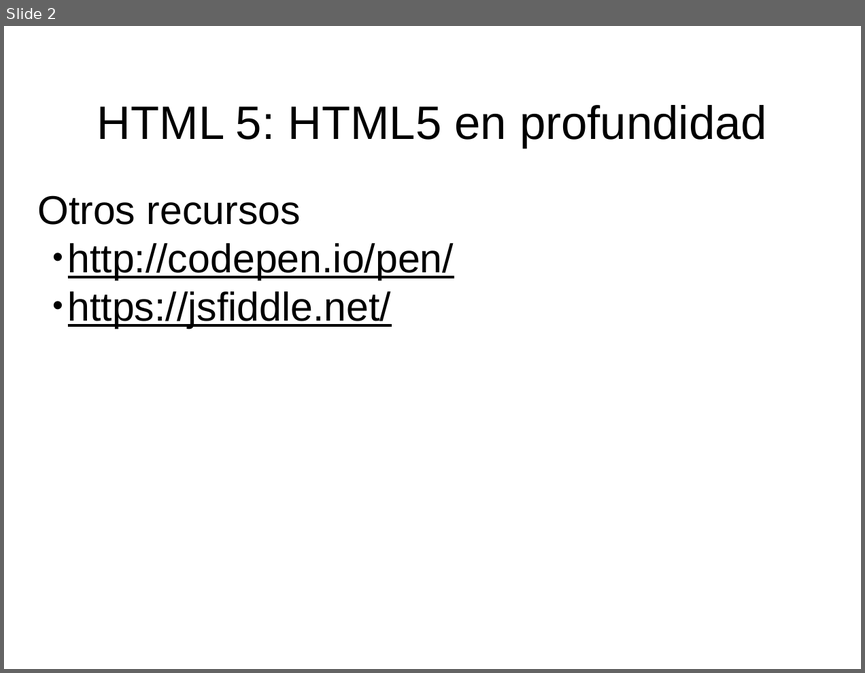
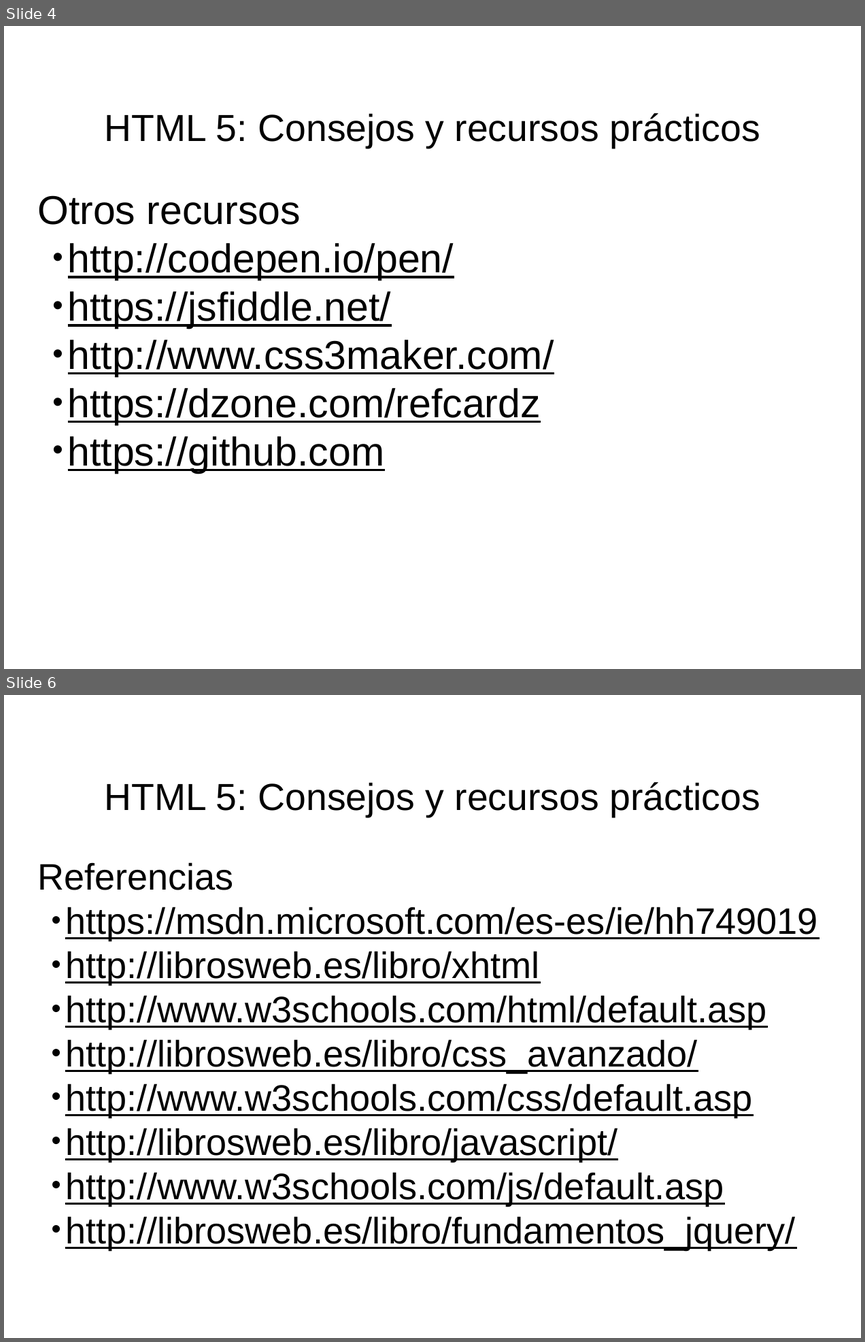
Before and after one commit to fitamix/HTML5, a slide deck: Tema6/Tema6-Presentacion.ppt. Shown one above the other, each under a label of ours: slide 2 before the commit, slides 4 and 6 after it; the slides between them are not shown. The pictures are 865x673 and 865x1342 pixels, drawn with LibreOffice and Linux fonts; fonts in the diff are those of the drawing. Boxes give left, top, right and bottom in pixels: in the first picture for what was removed or moved away, otherwise in the second. Text is boxed around its words. In the diff, an @@ line names an element or a change of style, - is before the commit and + after.

```diff
--- a/Tema6/Tema6-Presentacion.ppt
+++ b/Tema6/Tema6-Presentacion.ppt
@@ slide 6 added at [4, 695, 861, 1338], background #FFFFFF @@
@@ title added at [105, 782, 760, 817], 45 pt, text #000000 @@
+HTML 5: Consejos y recursos prácticos
@@ subtitle added at [37, 862, 818, 1250], 44 pt, text #000000, underline @@
+Referencias
+  • https://msdn.microsoft.com/es-es/ie/hh749019
+  • http://librosweb.es/libro/xhtml
+  • http://www.w3schools.com/html/default.asp
+  • http://librosweb.es/libro/css_avanzado/
+  • http://www.w3schools.com/css/default.asp
+  • http://librosweb.es/libro/javascript/
+  • http://www.w3schools.com/js/default.asp
+  • http://librosweb.es/libro/fundamentos_jquery/
@@ what was slide 2 is now slide 4 @@
@@ slide 4 changed as well @@
@@ title at [105, 113, 760, 148]: text changed; size 56 to 45 pt @@
-HTML 5: HTML5 en profundidad
+HTML 5: Consejos y recursos prácticos
@@ subtitle at [68, 339, 554, 473]: paragraphs added @@
+  • http://www.css3maker.com/
+  • https://dzone.com/refcardz
+  • https://github.com
```
Also in this commit, not shown: 1 other slide changed, 3 other slides added, 12 other files.
